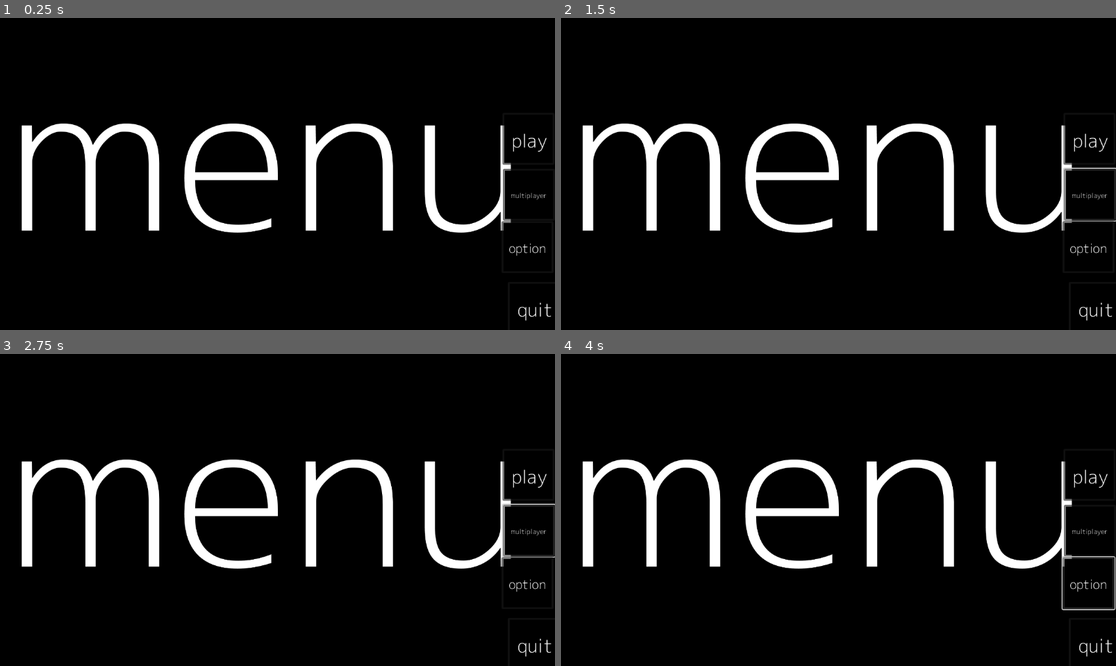
Above: before the commit, frames 1-4 (two rows, left to right).
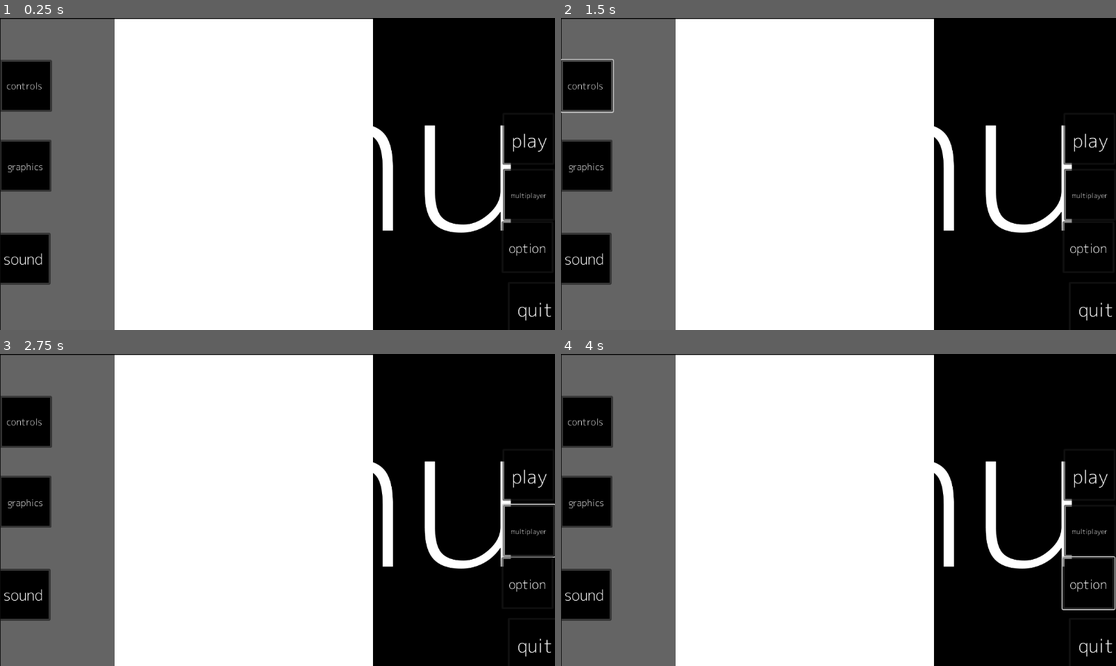
Above: after the commit, the same moments.

Repository: Martinudevel/toroverse
Game: Godot game, scene res://control.tscn
The game is run twice, just before and just after one commit, with the same random seed, the same clock (stepped at 60 frames per second) and the same inputs.
Inputs (mouse positions are in pixels of both pictures, inside the frame that each line leads up to; where the layout moved, square brackets give the same spot in the first picture):
- Up to frame 1 (0.25 s): no input
- Up to frame 2 (1.5 s): click (588, 164) [1088, 139] at 0.5 s; click (588, 86) [1088, 195] at 1.25 s
- Up to frame 3 (2.75 s): click (527, 531) at 2.02 s
- Up to frame 4 (4 s): click (583, 594) [1088, 581] at 2.75 s; click (1088, 581) at 3.52 s

The runs differ from the first frame. In frame 1, 60% of the frame differs, in the area x 0-68%, y 0-100%; in frame 2, 60%, in the area x 0-100%, y 0-100%; in frame 3, 60%; in frame 4, 60%.

Commit message:
+Placeholder Grphics change

Diff:
--- a/menu.tscn
+++ b/menu.tscn
@@ -1,42 +1,92 @@
-[gd_scene load_steps=6 format=3 uid="uid://bc6jfqvdn51yh"]
+[gd_scene load_steps=10 format=3 uid="uid://bc6jfqvdn51yh"]
 
 [ext_resource type="Texture2D" uid="uid://4tutda6dg0gr" path="res://graphics/meneus/fff&text=menu.png" id="1_qq1lk"]
+[ext_resource type="Script" path="res://script/menu.gd" id="1_rolbh"]
 [ext_resource type="Texture2D" uid="uid://cr1pqt5uup1we" path="res://graphics/meneus/fff&text=play.png" id="2_txova"]
 [ext_resource type="Texture2D" uid="uid://62js7rsoo38n" path="res://graphics/meneus/fff&text=multiplayer.png" id="3_72j8s"]
 [ext_resource type="Texture2D" uid="uid://i5vsrvbtvoci" path="res://graphics/meneus/fff&text=option.png" id="4_67ek0"]
 [ext_resource type="Texture2D" uid="uid://cxuua26yqxx34" path="res://graphics/meneus/fff&text=quit.png" id="5_ryyan"]
+[ext_resource type="Texture2D" uid="uid://cunyywm4hm2di" path="res://graphics/meneus/fff&text=graphics.png" id="7_u8t3j"]
+[ext_resource type="Texture2D" uid="uid://gep4bt5acmmo" path="res://graphics/meneus/fff&text=controls.png" id="8_xmgoo"]
+[ext_resource type="Texture2D" uid="uid://dl80e53rtqgn2" path="res://graphics/meneus/fff&text=sound.png" id="9_vnts7"]
 
 [node name="Node2D" type="Node2D"]
+script = ExtResource("1_rolbh")
 
 [node name="Sprite2D" type="Sprite2D" parent="."]
 position = Vector2(588.5, 328.25)
 scale = Vector2(0.596465, 0.552917)
 texture = ExtResource("1_qq1lk")
 
-[node name="Button" type="Button" parent="."]
+[node name="play" type="Button" parent="."]
 offset_left = 1043.0
 offset_top = 197.0
 offset_right = 1151.0
 offset_bottom = 305.0
 icon = ExtResource("2_txova")
 
-[node name="Button2" type="Button" parent="."]
+[node name="multiplayer" type="Button" parent="."]
 offset_left = 1044.0
 offset_top = 313.0
 offset_right = 1152.0
 offset_bottom = 421.0
 icon = ExtResource("3_72j8s")
 
-[node name="Button3" type="Button" parent="."]
+[node name="option" type="Button" parent="."]
 offset_left = 1041.0
 offset_top = 422.0
 offset_right = 1149.0
 offset_bottom = 530.0
 icon = ExtResource("4_67ek0")
 
-[node name="Button4" type="Button" parent="."]
+[node name="quit" type="Button" parent="."]
 offset_left = 1054.0
 offset_top = 548.0
 offset_right = 1162.0
 offset_bottom = 656.0
 icon = ExtResource("5_ryyan")
+
+[node name="optionmenu" type="Control" parent="."]
+layout_mode = 3
+anchors_preset = 0
+offset_right = 40.0
+offset_bottom = 40.0
+
+[node name="ColorRect" type="ColorRect" parent="optionmenu"]
+layout_mode = 0
+offset_left = 1.0
+offset_top = 2.0
+offset_right = 774.0
+offset_bottom = 657.0
+
+[node name="ColorRect" type="ColorRect" parent="optionmenu/ColorRect"]
+layout_mode = 0
+offset_right = 237.0
+offset_bottom = 651.0
+color = Color(0.392157, 0.392157, 0.392157, 1)
+
+[node name="Button" type="Button" parent="optionmenu/ColorRect"]
+layout_mode = 0
+offset_left = -2.0
+offset_top = 251.0
+offset_right = 106.0
+offset_bottom = 359.0
+icon = ExtResource("7_u8t3j")
+
+[node name="Button2" type="Button" parent="optionmenu/ColorRect"]
+layout_mode = 0
+offset_left = -1.0
+offset_top = 85.0
+offset_right = 107.0
+offset_bottom = 193.0
+icon = ExtResource("8_xmgoo")
+
+[node name="Button3" type="Button" parent="optionmenu/ColorRect"]
+layout_mode = 0
+offset_left = -4.0
+offset_top = 444.0
+offset_right = 104.0
+offset_bottom = 552.0
+icon = ExtResource("9_vnts7")
+
+[connection signal="button_down" from="quit" to="." method="_on_quit_button_down"]
--- a/script/menu.gd
+++ b/script/menu.gd
@@ -1,11 +1,6 @@
 extends Node2D
 
 
-# Called when the node enters the scene tree for the first time.
-func _ready():
-	pass # Replace with function body.
 
-
-# Called every frame. 'delta' is the elapsed time since the previous frame.
-func _process(delta):
-	pass
+func _on_quit_button_down():
+	get_tree().quit()
Binary file added: graphics/meneus/fff&text=controls.png
Not shown, added: graphics/meneus/fff&text=controls.png.import
Binary file added: graphics/meneus/fff&text=graphics.png
Not shown, added: graphics/meneus/fff&text=graphics.png.import
Binary file added: graphics/meneus/fff&text=sound.png
Not shown, added: graphics/meneus/fff&text=sound.png.import
